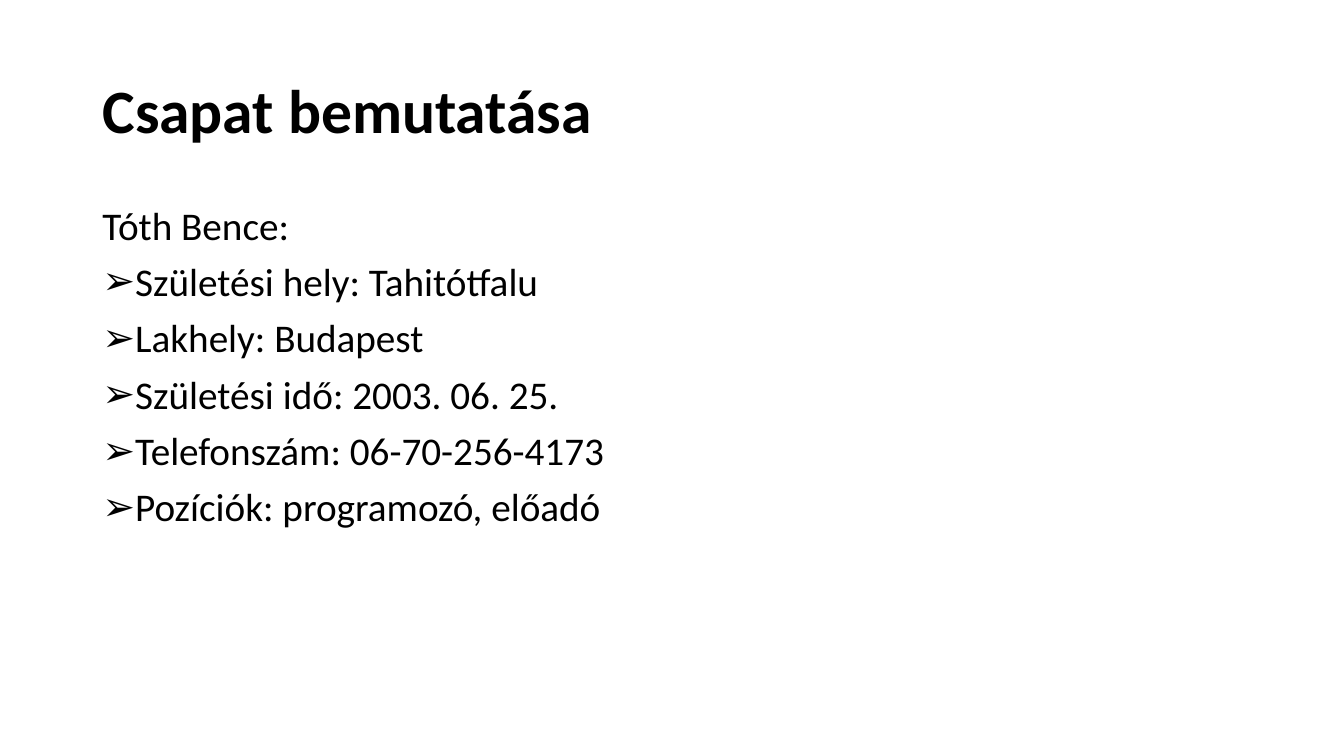
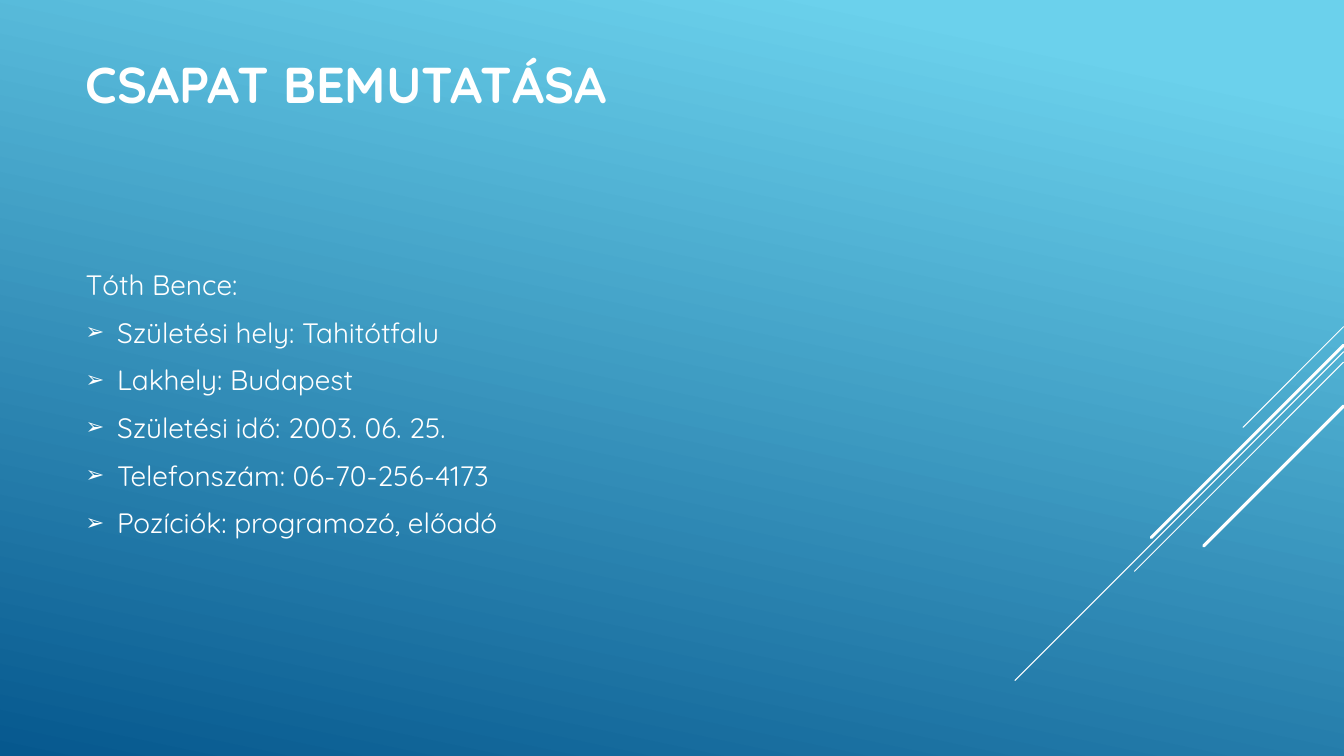
Before and after one commit to Bencee130/Quiz, a slide deck: slide 4 of Quiz bemutató.pptx. Drawn at 1344x756 pixels with LibreOffice and Linux fonts; fonts in the diff are those of the drawing. Boxes give left, top, right and bottom in pixels: in the first picture for what was removed or moved away, otherwise in the second. Text is boxed around its words. In the diff, an @@ line names an element or a change of style, - is before the commit and + after.

```diff
--- a/Quiz bemutató.pptx
+++ b/Quiz bemutató.pptx
@@ background #FFFFFF to gradient #6ED2EB to #06588E @@
@@ title at [86, 57, 606, 104]: text changed; size 44 to 36 pt; font Calibri to Quicksand; text colour #000000 to #FFFFFF @@
-Csapat bemutatása
+CSAPAT BEMUTATÁSA
@@ text "Tóth Bence:": place and size @@
-text "Tóth Bence:" at [102, 212, 604, 528]
+text "Tóth Bence:" at [86, 274, 497, 539]
@@ text "Tóth Bence:" at [86, 274, 497, 539]: size 28 to 20 pt, font Calibri to Quicksand, text colour #000000 to #FFFFFF; line spacing 0.9 to 1; indent changed; vertical alignment top to middle @@
@@ group added at [1015, 327, 1344, 681]: 5 lines @@
```
Also in this commit, not shown: 11 other slides changed, 1 other file.
